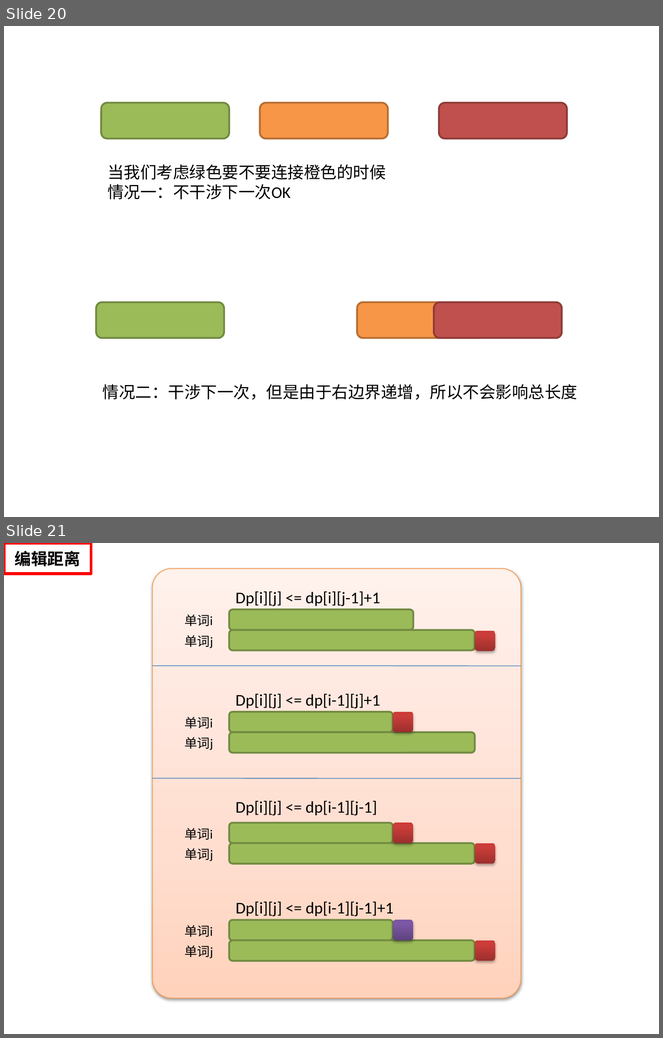
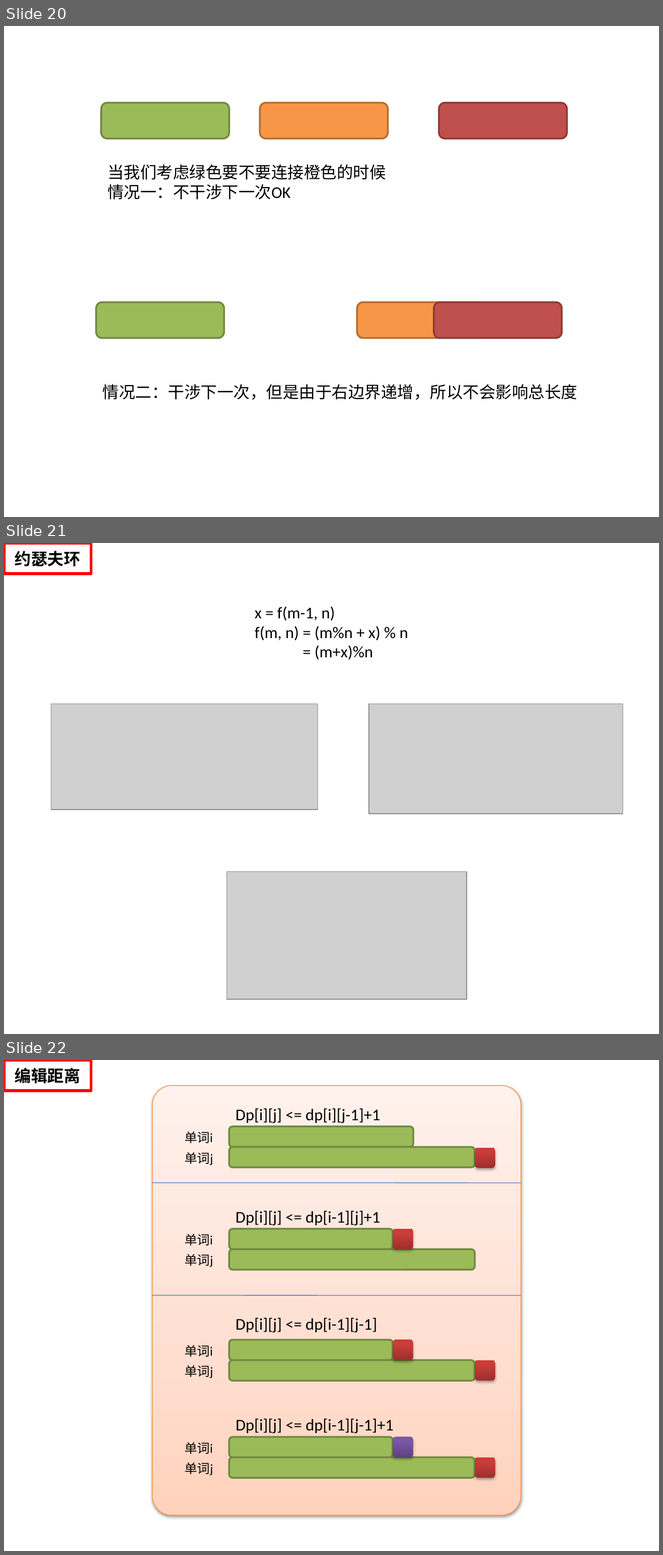
Before and after one commit to helloworld729/28_Algorithm, a slide deck: 第2遍/数据结构与算法.pptx. Shown one above the other, each under a label of ours: slides 20 and 21 before the commit, slides 20, 21 and 22 after it. The pictures are 663x1038 and 663x1555 pixels, drawn with LibreOffice and Linux fonts; fonts in the diff are those of the drawing; grey boxes stand for pictures. Boxes give left, top, right and bottom in pixels: in the first picture for what was removed or moved away, otherwise in the second. Text is boxed around its words. In the diff, an @@ line names an element or a change of style, - is before the commit and + after.

```diff
--- a/第2遍/数据结构与算法.pptx
+++ b/第2遍/数据结构与算法.pptx
@@ slide 21 added at [4, 543, 659, 1034], background #FFFFFF @@
@@ rectangle added at [4, 543, 91, 574], fill #FFFFFF, outline #FF0000 3 pt, 18 pt, text #000000, bold @@
+约瑟夫环
@@ text added at [255, 606, 409, 659], 18 pt, text #000000 @@
+x = f(m-1, n)
+f(m, n) = (m%n + x) % n
+= (m+x)%n
@@ picture added at [51, 704, 318, 810] @@
@@ picture added at [369, 704, 623, 814] @@
@@ picture added at [227, 872, 467, 1000] @@
@@ what was slide 21 is now slide 22 @@
```
Also in this commit, not shown: 2 slides changed, 6 other slides added, 17 other files.
